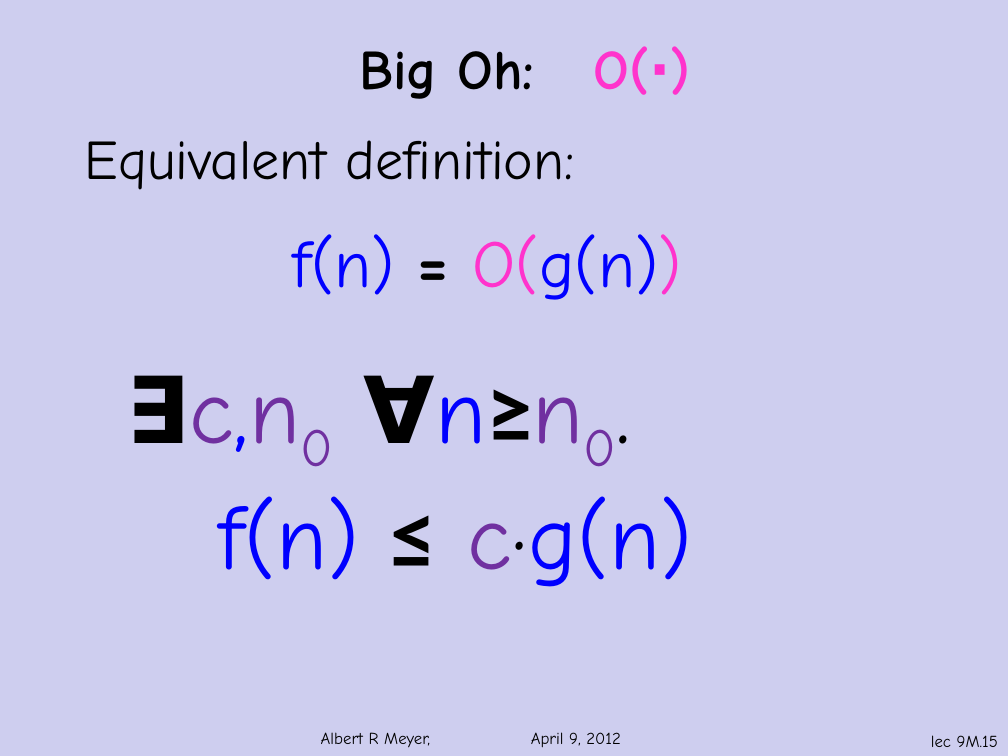
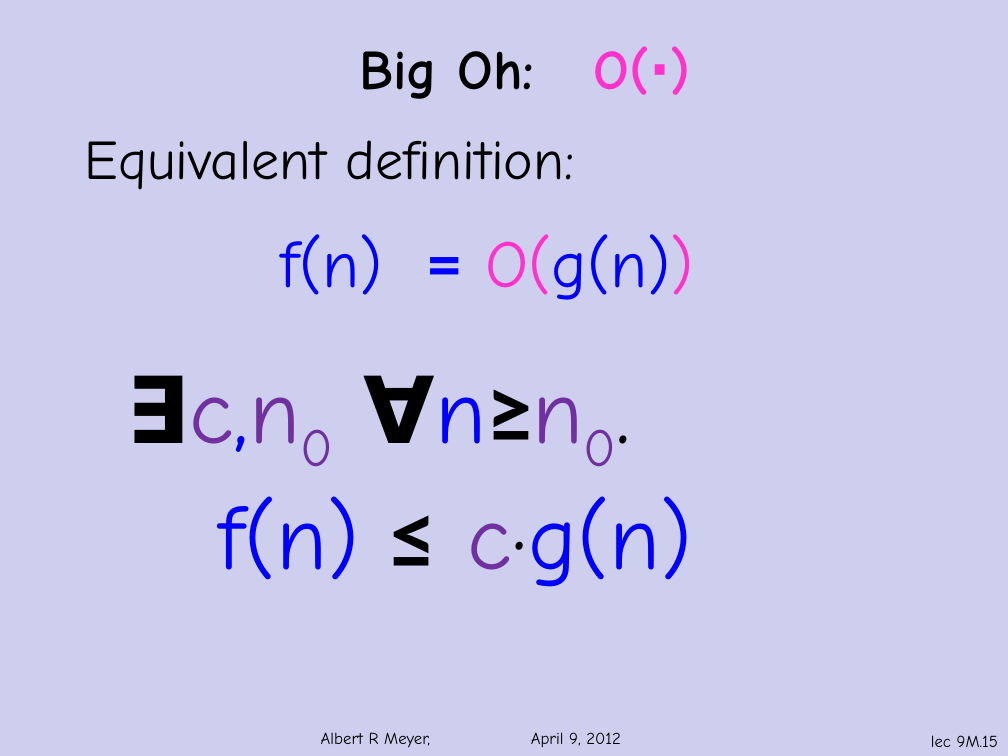
Before and after one commit to armeyer/mcs_web, a slide deck: slide 15 of spring12/slidesS12/asymptotics.pptx. Drawn at 1008x756 pixels with LibreOffice and Linux fonts; fonts in the diff are those of the drawing; background and template pictures are left out. Boxes give left, top, right and bottom in pixels: in the first picture for what was removed or moved away, otherwise in the second. Text is boxed around its words. In the diff, an @@ line names an element or a change of style, - is before the commit and + after.

```diff
--- a/spring12/slidesS12/asymptotics.pptx
+++ b/spring12/slidesS12/asymptotics.pptx
@@ text "f(n) = O(g(n))" at (280,234,694,300): font Comic Neue to Calibri, text colour #000000 to #0000FF in "=" @@
```
Also in this commit, not shown: 15 other slides changed.
